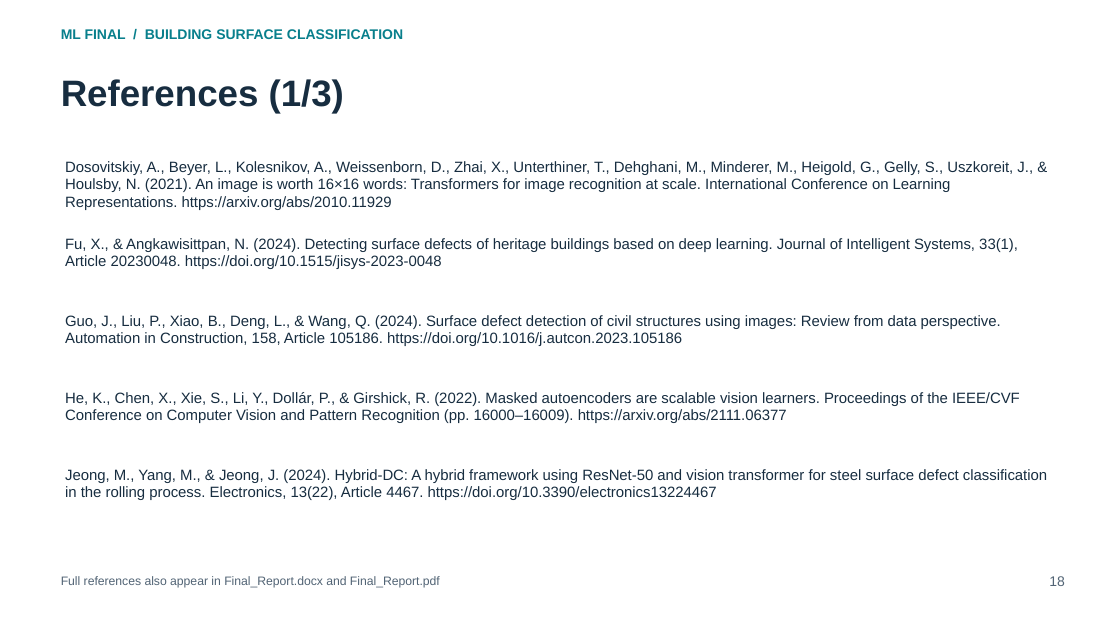
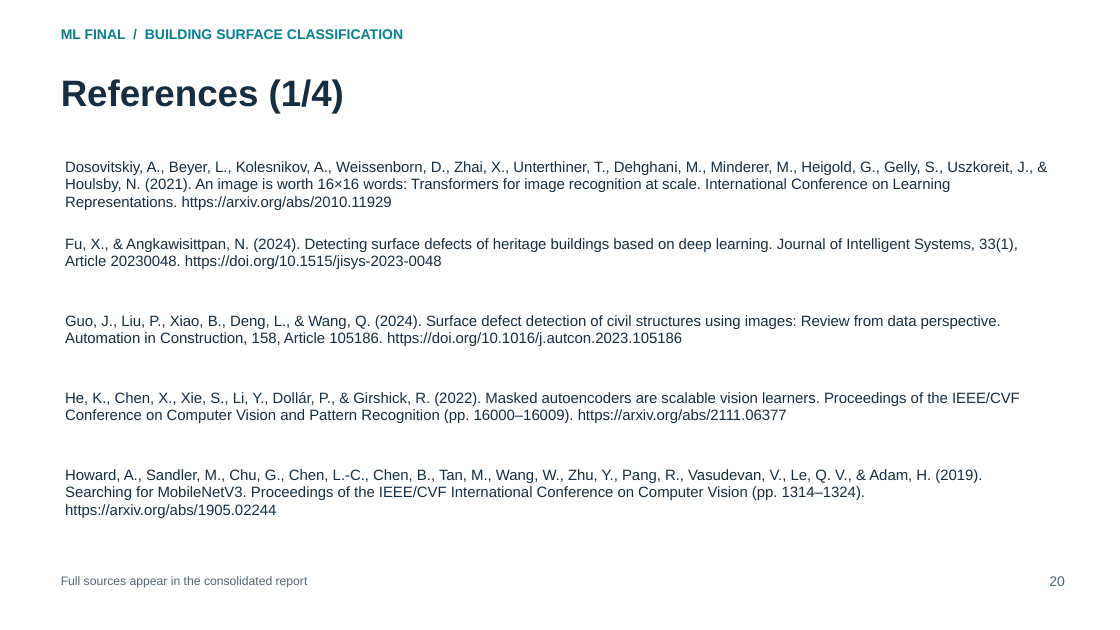
Before and after one commit to darau77/Finalski, a slide deck: slide 20 of docs/Final_Presentation.pptx (slide 18 before the commit). Drawn at 1120x630 pixels with LibreOffice and Linux fonts; fonts in the diff are those of the drawing. Boxes give left, top, right and bottom in pixels: in the first picture for what was removed or moved away, otherwise in the second. Text is boxed around its words. In the diff, an @@ line names an element or a change of style, - is before the commit and + after.

Commit message:
Consolidate final study, unified demo, report and presentation

```diff
--- a/docs/Final_Presentation.pptx
+++ b/docs/Final_Presentation.pptx
@@ text at (x1=61, y1=79, x2=344, y2=113): text changed @@
-References (1/3)
+References (1/4)
@@ text at (x1=65, y1=469, x2=982, y2=518): text changed @@
-Jeong, M., Yang, M., & Jeong, J. (2024). Hybrid-DC: A hybrid framework using ResNet-50 and vision transformer for steel surface defect classification in the rolling process. Electronics, 13(22), Article 4467. https://doi.org/10.3390/electronics13224467
+Howard, A., Sandler, M., Chu, G., Chen, L.-C., Chen, B., Tan, M., Wang, W., Zhu, Y., Pang, R., Vasudevan, V., Le, Q. V., & Adam, H. (2019). Searching for MobileNetV3. Proceedings of the IEEE/CVF International Conference on Computer Vision (pp. 1314–1324). https://arxiv.org/abs/1905.02244
@@ text at (x1=61, y1=576, x2=308, y2=588): text changed @@
-Full references also appear in Final_Report.docx and Final_Report.pdf
+Full sources appear in the consolidated report
@@ text at (x1=1049, y1=576, x2=1065, y2=586): text changed @@
-18
+20
```
Also in this commit, not shown: 18 other slides changed, 4 slides added, 1 slide removed, 25 other files.
